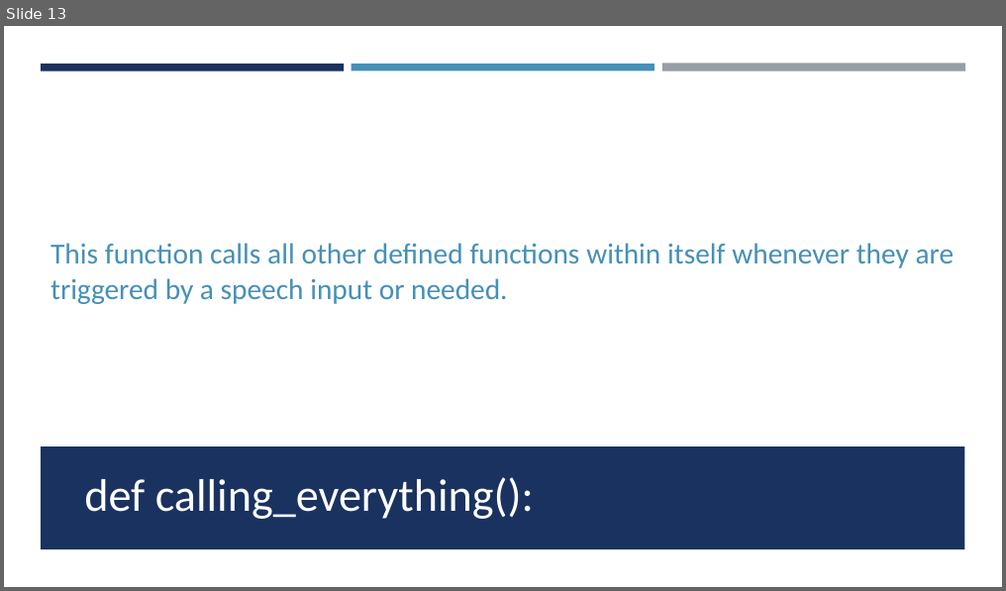
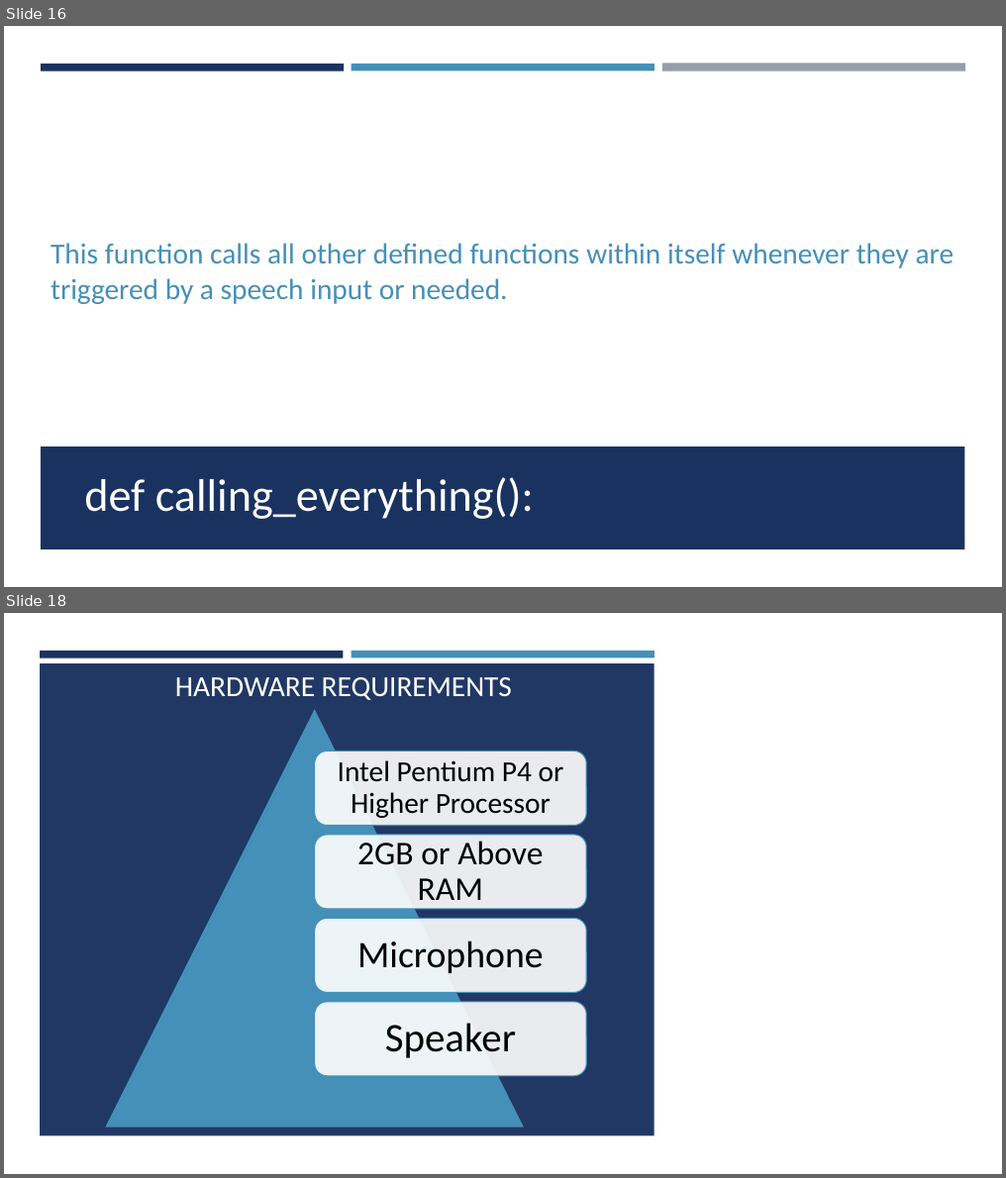
Before and after one commit to GopalSharma16/BROTHER-The-A.I., a slide deck: BROTHER.pptx. Shown one above the other, each under a label of ours: slide 13 before the commit, slides 16 and 18 after it; the slides between them are not shown. The pictures are 1006x591 and 1006x1178 pixels, drawn with LibreOffice and Linux fonts; fonts in the diff are those of the drawing; background and template pictures are left out. Boxes give left, top, right and bottom in pixels: in the first picture for what was removed or moved away, otherwise in the second. Text is boxed around its words. In the diff, an @@ line names an element or a change of style, - is before the commit and + after.

```diff
--- a/BROTHER.pptx
+++ b/BROTHER.pptx
@@ slide 18 added at bbox=[4, 613, 1002, 1174], background picture (left out) @@
@@ rectangle added at bbox=[4, 613, 1002, 1174], fill #FFFFFF @@
@@ rectangle added at bbox=[40, 663, 654, 1137], fill #1A3260 at 97% opacity @@
@@ rectangle added at bbox=[40, 651, 344, 658], fill #1A3260 @@
@@ rectangle added at bbox=[351, 651, 654, 658], fill #4590B8 @@
@@ title added at bbox=[175, 677, 512, 700], 28 pt, text #FFFFFF @@
+HARDWARE REQUIREMENTS
@@ group added at bbox=[106, 710, 586, 1128]: 4 rounded rectangles, 4 texts, 1 triangle @@
+Intel Pentium P4 or Higher Processor
+2GB or Above RAM
+Microphone
+Speaker
@@ what was slide 13 is now slide 16 @@
```
Also in this commit, not shown: 1 slide changed, 11 other slides added.
